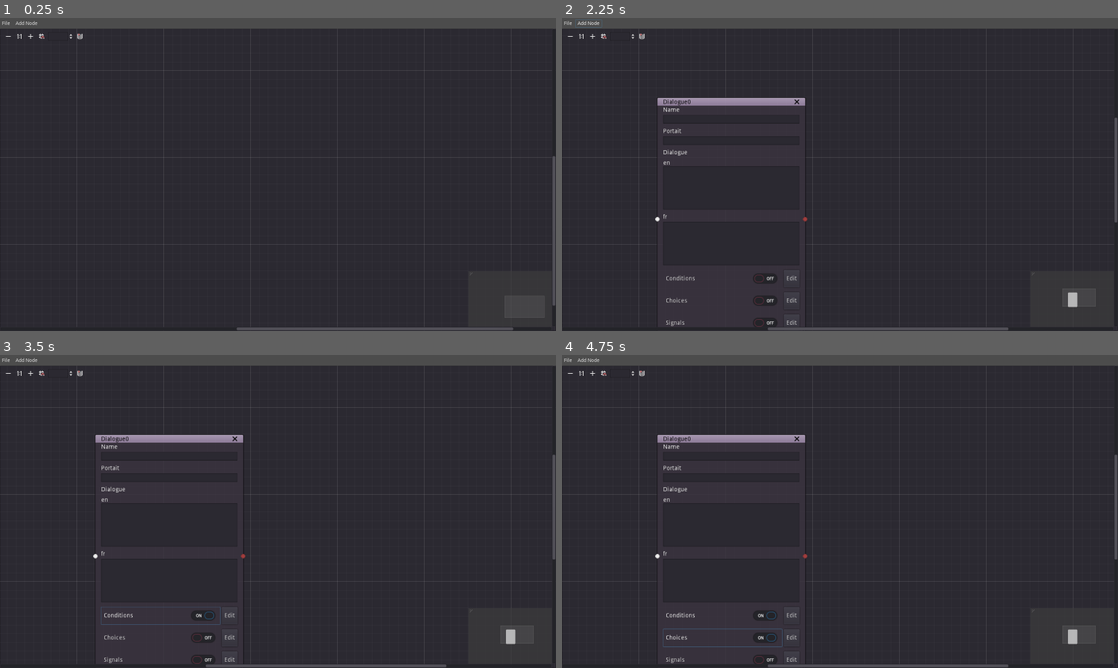
Above: before the commit, frames 1-4 (two rows, left to right).
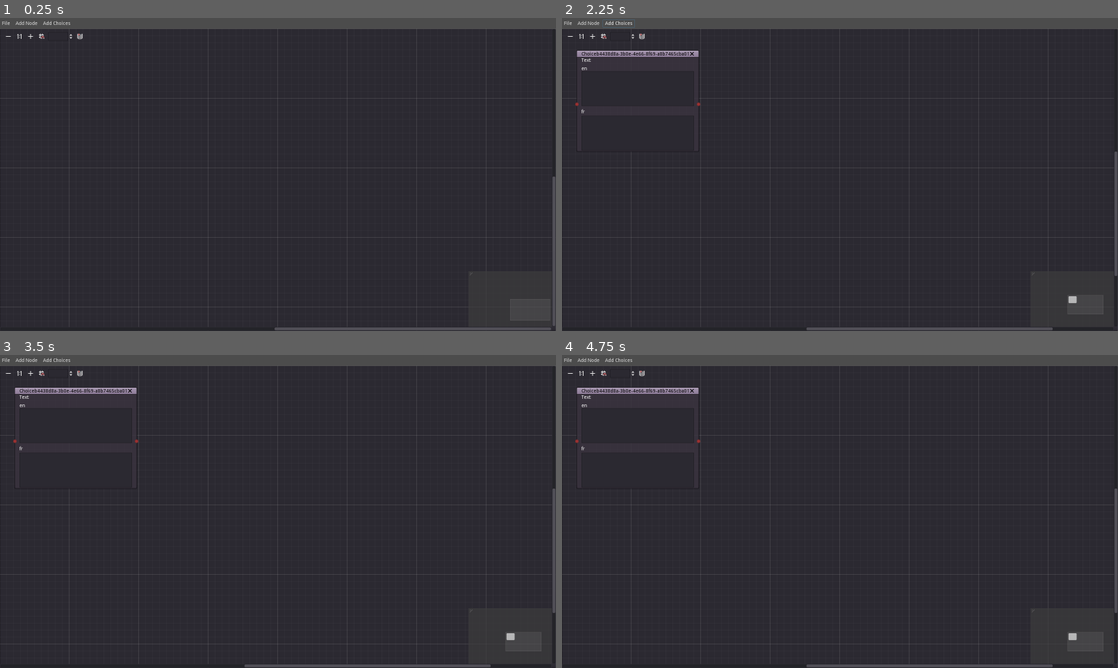
Above: after the commit, the same moments.

Repository: Levrault/LE-dialogue-editor
Game: Godot game, scene res://src/Main/DialogueEditor.tscn
Two runs of this game, one before a commit and one after it. Both use one fixed random seed, a clock stepped at 60 frames per second and the inputs below.
Inputs (mouse positions are in pixels of both pictures, inside the frame that each line leads up to):
- Up to frame 1 (0.25 s): no input
- Up to frame 2 (2.25 s): click "File" at 0.5 s; click "Add Node" at 1.25 s; click "Add Node" (after the commit: "Add Choices") at 2 s
- Up to frame 3 (3.5 s): click (161, 614) at 2.75 s, where only the run before the commit has a clickable "Conditions"
- Up to frame 4 (4.75 s): click (789, 614) at 3.5 s, where only the run before the commit has a clickable "Edit"; click (723, 636) at 4.25 s, where only the run before the commit has a clickable "Choices"

The runs differ from the first frame. In frame 1, 0.4% of the frame differs, in the area x 1-100%, y 0-100%; in frame 2, 2.0%; in frame 3, 2.1%; in frame 4, 2.1%.

Commit message:
feat(node) add choice node

Diff:
--- /dev/null
+++ b/assets/button/round_button.tres
@@ -0,0 +1,43 @@
+[gd_resource type="Theme" load_steps=4 format=2]
+
+[sub_resource type="StyleBoxFlat" id=3]
+content_margin_left = 12.0
+content_margin_right = 12.0
+bg_color = Color( 0.258824, 0.258824, 0.258824, 1 )
+corner_radius_top_left = 100
+corner_radius_top_right = 100
+corner_radius_bottom_right = 100
+corner_radius_bottom_left = 100
+
+[sub_resource type="StyleBoxFlat" id=1]
+content_margin_left = 12.0
+content_margin_right = 12.0
+bg_color = Color( 0.129412, 0.129412, 0.129412, 1 )
+corner_radius_top_left = 100
+corner_radius_top_right = 100
+corner_radius_bottom_right = 100
+corner_radius_bottom_left = 100
+shadow_size = 4
+shadow_offset = Vector2( 1, 1 )
+
+[sub_resource type="StyleBoxFlat" id=2]
+content_margin_left = 12.0
+content_margin_right = 12.0
+bg_color = Color( 0.258824, 0.258824, 0.258824, 1 )
+corner_radius_top_left = 100
+corner_radius_top_right = 100
+corner_radius_bottom_right = 100
+corner_radius_bottom_left = 100
+
+[resource]
+Button/colors/font_color = Color( 0.88, 0.88, 0.88, 1 )
+Button/colors/font_color_disabled = Color( 0.9, 0.9, 0.9, 0.2 )
+Button/colors/font_color_hover = Color( 0.94, 0.94, 0.94, 1 )
+Button/colors/font_color_pressed = Color( 1, 1, 1, 1 )
+Button/constants/hseparation = 2
+Button/fonts/font = null
+Button/styles/disabled = null
+Button/styles/focus = null
+Button/styles/hover = SubResource( 3 )
+Button/styles/normal = SubResource( 1 )
+Button/styles/pressed = SubResource( 2 )
--- a/assets/dialogue_node.tres
+++ /dev/null
@@ -1,14 +0,0 @@
-[gd_resource type="Theme" format=2]
-
-[resource]
-Button/colors/font_color = Color( 0.88, 0.88, 0.88, 1 )
-Button/colors/font_color_disabled = Color( 0.9, 0.9, 0.9, 0.2 )
-Button/colors/font_color_hover = Color( 0.94, 0.94, 0.94, 1 )
-Button/colors/font_color_pressed = Color( 1, 1, 1, 1 )
-Button/constants/hseparation = 2
-Button/fonts/font = null
-Button/styles/disabled = null
-Button/styles/focus = null
-Button/styles/hover = null
-Button/styles/normal = null
-Button/styles/pressed = null
--- /dev/null
+++ b/assets/edit-2.svg
@@ -0,0 +1 @@
+<svg xmlns="http://www.w3.org/2000/svg" width="16" height="16" viewBox="0 0 24 24" fill="none" stroke="currentColor" stroke-width="2" stroke-linecap="round" stroke-linejoin="round" class="feather feather-edit-2"><path d="M17 3a2.828 2.828 0 1 1 4 4L7.5 20.5 2 22l1.5-5.5L17 3z"></path></svg>
--- a/project.godot
+++ b/project.godot
@@ -8,9 +8,14 @@
 
 config_version=4
 
-_global_script_classes=[  ]
+_global_script_classes=[ {
+"base": "GraphNode",
+"class": "DialogueEditorNode",
+"language": "GDScript",
+"path": "res://src/Node/DialogueEditorNode.gd"
+} ]
 _global_script_class_icons={
-
+"DialogueEditorNode": ""
 }
 
 [application]
@@ -22,6 +27,7 @@
 [autoload]
 
 Events="*res://src/Autoload/Events.gd"
+Uuid="*res://src/Autoload/Uuid.gd"
 
 [debug]
 
@@ -33,6 +39,19 @@
 window/size/width=1600
 window/size/height=900
 
+[input]
+
+add_node={
+"deadzone": 0.5,
+"events": [ Object(InputEventKey,"resource_local_to_scene":false,"resource_name":"","device":0,"alt":false,"shift":false,"control":true,"meta":false,"command":true,"pressed":false,"scancode":65,"unicode":0,"echo":false,"script":null)
+ ]
+}
+add_choice={
+"deadzone": 0.5,
+"events": [ Object(InputEventKey,"resource_local_to_scene":false,"resource_name":"","device":0,"alt":false,"shift":false,"control":true,"meta":false,"command":true,"pressed":false,"scancode":83,"unicode":0,"echo":false,"script":null)
+ ]
+}
+
 [locale]
 
 test="en"
--- /dev/null
+++ b/src/Autoload/Uuid.gd
@@ -0,0 +1,31 @@
+# source: https://github.com/binogure-studio/godot-uuid/blob/master/uuid.gd
+extends Node
+
+static func getRandomInt(max_value):
+	randomize()
+	return randi() % max_value
+
+static func randomBytes(n):
+	var r = []
+
+	for index in range(0, n):
+		r.append(getRandomInt(256))
+	return r
+
+static func uuidbin():
+	var b = randomBytes(16)
+
+	b[6] = (b[6] & 0x0f) | 0x40
+	b[8] = (b[8] & 0x3f) | 0x80
+	return b
+
+static func v4():
+	var b = uuidbin()
+
+	var low = '%02x%02x%02x%02x' % [b[0], b[1], b[2], b[3]]
+	var mid = '%02x%02x' % [b[4], b[5]]
+	var hi = '%02x%02x' % [b[6], b[7]]
+	var clock = '%02x%02x' % [b[8], b[9]]
+	var node = '%02x%02x%02x%02x%02x%02x' % [b[10], b[11], b[12], b[13], b[14], b[15]]
+
+	return '%s-%s-%s-%s-%s' % [low, mid, hi, clock, node]
--- a/src/Main/DialogueEditor.gd
+++ b/src/Main/DialogueEditor.gd
@@ -2,6 +2,7 @@
 
 const INITIAL_NODE_OFFSET := Vector2(40, 60)
 const NODE_OFFSET := Vector2(20, 20)
+
 var node_index := 0
 
 onready var graph_edit := $MarginContainer/VBoxContainer/GraphEdit
@@ -13,6 +14,6 @@
 
 func _on_Dialog_node_created(node: GraphNode) -> void:
 	node.offset += INITIAL_NODE_OFFSET + (node_index * NODE_OFFSET)
-	node.title += str(node_index)
+	node.uuid = Uuid.v4()
 	graph_edit.add_child(node)
 	node_index += 1
--- a/src/Main/DialogueEditor.tscn
+++ b/src/Main/DialogueEditor.tscn
@@ -1,8 +1,9 @@
-[gd_scene load_steps=4 format=2]
+[gd_scene load_steps=5 format=2]
 
-[ext_resource path="res://src/Menu/AddNode.gd" type="Script" id=1]
+[ext_resource path="res://src/Menu/Menu.tscn" type="PackedScene" id=1]
 [ext_resource path="res://src/Main/DialogueEditor.gd" type="Script" id=2]
 [ext_resource path="res://src/Main/GraphEdit.gd" type="Script" id=3]
+[ext_resource path="res://src/Popup/ChoicesWindows.tscn" type="PackedScene" id=5]
 
 [node name="DialogueEditor" type="Control"]
 anchor_right = 1.0
@@ -27,28 +28,7 @@
 "_edit_use_anchors_": false
 }
 
-[node name="Menu" type="HBoxContainer" parent="MarginContainer/VBoxContainer"]
-margin_right = 114.0
-margin_bottom = 22.0
-size_flags_horizontal = 0
-__meta__ = {
-"_edit_use_anchors_": false
-}
-
-[node name="File" type="MenuButton" parent="MarginContainer/VBoxContainer/Menu"]
-margin_right = 35.0
-margin_bottom = 22.0
-size_flags_horizontal = 3
-size_flags_vertical = 3
-text = "File"
-
-[node name="AddNode" type="ToolButton" parent="MarginContainer/VBoxContainer/Menu"]
-margin_left = 39.0
-margin_right = 114.0
-margin_bottom = 22.0
-size_flags_vertical = 3
-text = "Add Node"
-script = ExtResource( 1 )
+[node name="Menu" parent="MarginContainer/VBoxContainer" instance=ExtResource( 1 )]
 
 [node name="GraphEdit" type="GraphEdit" parent="MarginContainer/VBoxContainer"]
 margin_top = 26.0
@@ -56,9 +36,9 @@
 margin_bottom = 895.0
 size_flags_horizontal = 3
 size_flags_vertical = 3
-scroll_offset = Vector2( -221.296, -120.192 )
-zoom = 1.25
 script = ExtResource( 3 )
 __meta__ = {
 "_edit_use_anchors_": false
 }
+
+[node name="ConditionsWindows" parent="." instance=ExtResource( 5 )]
--- /dev/null
+++ b/src/Menu/AddChoices.gd
@@ -0,0 +1,11 @@
+extends ToolButton
+
+var dialog_node := preload("res://src/Node/ChoicesNode.tscn")
+
+
+func _ready() -> void:
+	connect("pressed", self, "_on_Pressed")
+
+
+func _on_Pressed() -> void:
+	Events.emit_signal("dialog_node_created", dialog_node.instance())
--- /dev/null
+++ b/src/Menu/Menu.tscn
@@ -0,0 +1,49 @@
+[gd_scene load_steps=7 format=2]
+
+[ext_resource path="res://src/Menu/AddChoices.gd" type="Script" id=1]
+[ext_resource path="res://src/Menu/AddNode.gd" type="Script" id=2]
+
+[sub_resource type="InputEventAction" id=1]
+action = "add_node"
+
+[sub_resource type="ShortCut" id=2]
+shortcut = SubResource( 1 )
+
+[sub_resource type="InputEventAction" id=3]
+action = "add_choice"
+
+[sub_resource type="ShortCut" id=4]
+shortcut = SubResource( 3 )
+
+[node name="Menu" type="HBoxContainer"]
+margin_right = 209.0
+margin_bottom = 22.0
+size_flags_horizontal = 0
+__meta__ = {
+"_edit_use_anchors_": false
+}
+
+[node name="File" type="MenuButton" parent="."]
+margin_right = 35.0
+margin_bottom = 22.0
+size_flags_horizontal = 3
+size_flags_vertical = 3
+text = "File"
+
+[node name="AddNode" type="ToolButton" parent="."]
+margin_left = 39.0
+margin_right = 114.0
+margin_bottom = 22.0
+size_flags_vertical = 3
+shortcut = SubResource( 2 )
+text = "Add Node"
+script = ExtResource( 2 )
+
+[node name="AddChoices" type="ToolButton" parent="."]
+margin_left = 118.0
+margin_right = 209.0
+margin_bottom = 22.0
+size_flags_vertical = 3
+shortcut = SubResource( 4 )
+text = "Add Choices"
+script = ExtResource( 1 )
--- /dev/null
+++ b/src/Node/ChoicesNode.gd
@@ -0,0 +1 @@
+extends DialogueEditorNode
--- /dev/null
+++ b/src/Node/ChoicesNode.tscn
@@ -0,0 +1,28 @@
+[gd_scene load_steps=3 format=2]
+
+[ext_resource path="res://src/Node/DialogContainer.tscn" type="PackedScene" id=1]
+[ext_resource path="res://src/Node/ChoicesNode.gd" type="Script" id=2]
+
+[node name="ChoiceNode" type="GraphNode"]
+anchor_right = 1.0
+anchor_bottom = 1.0
+margin_right = -1302.0
+margin_bottom = -584.0
+title = "Choice"
+show_close = true
+slot/0/left_enabled = true
+slot/0/left_type = 0
+slot/0/left_color = Color( 0.647059, 0.211765, 0.211765, 1 )
+slot/0/right_enabled = true
+slot/0/right_type = 0
+slot/0/right_color = Color( 0.647059, 0.211765, 0.211765, 1 )
+script = ExtResource( 2 )
+__meta__ = {
+"_edit_use_anchors_": false
+}
+
+[node name="TextContainer" parent="." instance=ExtResource( 1 )]
+margin_left = 16.0
+margin_top = 24.0
+margin_right = 282.0
+margin_bottom = 290.0
--- /dev/null
+++ b/src/Node/ConditionsContainer.tscn
@@ -0,0 +1,27 @@
+[gd_scene load_steps=4 format=2]
+
+[ext_resource path="res://src/Node/EditConditions.gd" type="Script" id=1]
+[ext_resource path="res://assets/button/round_button.tres" type="Theme" id=2]
+[ext_resource path="res://assets/edit-2.svg" type="Texture" id=3]
+
+[node name="ConditionsContainer" type="HBoxContainer"]
+margin_right = 314.0
+margin_bottom = 40.0
+__meta__ = {
+"_edit_use_anchors_": false
+}
+
+[node name="ConditionsButton" type="CheckButton" parent="."]
+margin_right = 270.0
+margin_bottom = 40.0
+size_flags_horizontal = 3
+text = "Conditions"
+
+[node name="EditConditions" type="Button" parent="."]
+margin_left = 274.0
+margin_right = 314.0
+margin_bottom = 40.0
+size_flags_horizontal = 0
+theme = ExtResource( 2 )
+icon = ExtResource( 3 )
+script = ExtResource( 1 )
--- /dev/null
+++ b/src/Node/DialogContainer.tscn
@@ -0,0 +1,51 @@
+[gd_scene format=2]
+
+[node name="TextContainer" type="VBoxContainer"]
+margin_top = 98.0
+margin_right = 314.0
+margin_bottom = 364.0
+size_flags_vertical = 3
+custom_constants/separation = 10
+__meta__ = {
+"_edit_use_anchors_": false
+}
+
+[node name="Label" type="Label" parent="."]
+margin_right = 314.0
+margin_bottom = 14.0
+text = "Text"
+
+[node name="EnContainer" type="VBoxContainer" parent="."]
+margin_top = 24.0
+margin_right = 314.0
+margin_bottom = 138.0
+custom_constants/separation = 0
+
+[node name="Label" type="Label" parent="EnContainer"]
+margin_right = 314.0
+margin_bottom = 14.0
+text = "en"
+
+[node name="En" type="TextEdit" parent="EnContainer"]
+margin_top = 14.0
+margin_right = 314.0
+margin_bottom = 114.0
+rect_min_size = Vector2( 10, 100 )
+size_flags_vertical = 3
+
+[node name="FrContainer" type="VBoxContainer" parent="."]
+margin_top = 148.0
+margin_right = 314.0
+margin_bottom = 266.0
+
+[node name="Label" type="Label" parent="FrContainer"]
+margin_right = 314.0
+margin_bottom = 14.0
+text = "fr"
+
+[node name="Fr" type="TextEdit" parent="FrContainer"]
+margin_top = 18.0
+margin_right = 314.0
+margin_bottom = 118.0
+rect_min_size = Vector2( 10, 100 )
+size_flags_vertical = 3
--- /dev/null
+++ b/src/Node/DialogueEditorNode.gd
@@ -0,0 +1,23 @@
+extends GraphNode
+class_name DialogueEditorNode
+
+const SIZE_CONTAINER_BOTTOM_MARGIN := 50
+const COLLAPSED_SIZE := Vector2(346, 20)
+
+var uuid := '' setget set_uuid
+
+var _is_collapsed := false
+var _initial_rect_size := rect_size
+
+
+func _ready() -> void:
+	connect("close_request", self, "_on_Close_request")
+	connect("resize_request", self, "_on_Resize_request")
+
+func set_uuid(id : String) -> void:
+	uuid = id
+	title += id
+
+
+func _on_Close_request() -> void:
+	queue_free()
--- a/src/Node/DialogueNode.gd
+++ b/src/Node/DialogueNode.gd
@@ -1,16 +1,16 @@
-extends GraphNode
-
-const SIZE_CONTAINER_BOTTOM_MARGIN := 50
+extends DialogueEditorNode
 
 onready var container := $Container
 
-func _ready() -> void:
-	connect("close_request", self, "_on_Close_request")
-	connect("resize_request", self, "_on_Resize_request")
 
-
-func _on_Close_request() -> void:
-	queue_free()
+func _gui_input(event: InputEvent) -> void:
+	if event is InputEventMouseButton and event.doubleclick:
+		if _is_collapsed:
+			rect_size = COLLAPSED_SIZE
+		else:
+			rect_size = _initial_rect_size
+			_is_collapsed = !_is_collapsed
+		return
 
 
 func _on_Resize_request(new_minsize: Vector2) -> void:
--- a/src/Node/DialogueNode.tscn
+++ b/src/Node/DialogueNode.tscn
@@ -1,16 +1,17 @@
-[gd_scene load_steps=3 format=2]
+[gd_scene load_steps=5 format=2]
 
 [ext_resource path="res://src/Node/DialogueNode.gd" type="Script" id=1]
-[ext_resource path="res://assets/dialogue_node.tres" type="Theme" id=2]
+[ext_resource path="res://src/Node/SignalsContainer.tscn" type="PackedScene" id=2]
+[ext_resource path="res://src/Node/ConditionsContainer.tscn" type="PackedScene" id=3]
+[ext_resource path="res://src/Node/DialogContainer.tscn" type="PackedScene" id=4]
 
 [node name="DialogueNode" type="GraphNode"]
-margin_left = 3.56763
-margin_top = -1.18921
-margin_right = 349.568
-margin_bottom = 545.811
+margin_left = 4.0
+margin_top = -1.0
+margin_right = 350.0
+margin_bottom = 509.0
 size_flags_horizontal = 3
 size_flags_vertical = 3
-theme = ExtResource( 2 )
 title = "Dialogue"
 show_close = true
 resizable = true
@@ -19,7 +20,7 @@
 slot/0/left_color = Color( 1, 1, 1, 1 )
 slot/0/right_enabled = true
 slot/0/right_type = 0
-slot/0/right_color = Color( 0.67451, 0.258824, 0.258824, 1 )
+slot/0/right_color = Color( 0.258824, 0.333333, 0.67451, 1 )
 script = ExtResource( 1 )
 __meta__ = {
 "_edit_use_anchors_": false
@@ -29,7 +30,7 @@
 margin_left = 16.0
 margin_top = 24.0
 margin_right = 330.0
-margin_bottom = 541.0
+margin_bottom = 490.0
 size_flags_horizontal = 3
 size_flags_vertical = 3
 custom_constants/separation = 11
@@ -68,109 +69,10 @@
 margin_bottom = 38.0
 rect_min_size = Vector2( 10, 20 )
 
-[node name="DialogContainer" type="VBoxContainer" parent="Container"]
-margin_top = 98.0
-margin_right = 314.0
-margin_bottom = 364.0
-size_flags_vertical = 3
-custom_constants/separation = 10
+[node name="TextContainer" parent="Container" instance=ExtResource( 4 )]
 
-[node name="Label" type="Label" parent="Container/DialogContainer"]
-margin_right = 314.0
-margin_bottom = 14.0
-text = "Dialogue"
-
-[node name="EnContainer" type="VBoxContainer" parent="Container/DialogContainer"]
-margin_top = 24.0
-margin_right = 314.0
-margin_bottom = 138.0
-custom_constants/separation = 0
-
-[node name="Label" type="Label" parent="Container/DialogContainer/EnContainer"]
-margin_right = 314.0
-margin_bottom = 14.0
-text = "en"
-
-[node name="En" type="TextEdit" parent="Container/DialogContainer/EnContainer"]
-margin_top = 14.0
-margin_right = 314.0
-margin_bottom = 114.0
-rect_min_size = Vector2( 10, 100 )
-size_flags_vertical = 3
-
-[node name="FrContainer" type="VBoxContainer" parent="Container/DialogContainer"]
-margin_top = 148.0
-margin_right = 314.0
-margin_bottom = 266.0
-
-[node name="Label" type="Label" parent="Container/DialogContainer/FrContainer"]
-margin_right = 314.0
-margin_bottom = 14.0
-text = "fr"
-
-[node name="Fr" type="TextEdit" parent="Container/DialogContainer/FrContainer"]
-margin_top = 18.0
-margin_right = 314.0
-margin_bottom = 118.0
-rect_min_size = Vector2( 10, 100 )
-size_flags_vertical = 3
-
-[node name="ConditionsContainer" type="HBoxContainer" parent="Container"]
+[node name="ConditionsContainer" parent="Container" instance=ExtResource( 3 )]
 margin_top = 375.0
-margin_right = 314.0
 margin_bottom = 415.0
 
-[node name="ConditionsButton" type="CheckButton" parent="Container/ConditionsContainer"]
-margin_right = 274.0
-margin_bottom = 40.0
-size_flags_horizontal = 3
-text = "Conditions"
-
-[node name="ToolButton" type="Button" parent="Container/ConditionsContainer"]
-margin_left = 278.0
-margin_right = 314.0
-margin_bottom = 40.0
-size_flags_horizontal = 0
-text = "Edit"
-
-[node name="ChoicesContainer" type="HBoxContainer" parent="Container"]
-margin_top = 426.0
-margin_right = 314.0
-margin_bottom = 466.0
-
-[node name="ChoicesButton" type="CheckButton" parent="Container/ChoicesContainer"]
-margin_right = 274.0
-margin_bottom = 40.0
-size_flags_horizontal = 3
-text = "Choices"
-
-[node name="ToolButton" type="Button" parent="Container/ChoicesContainer"]
-margin_left = 278.0
-margin_right = 314.0
-margin_bottom = 40.0
-size_flags_horizontal = 0
-text = "Edit"
-__meta__ = {
-"_edit_use_anchors_": false
-}
-
-[node name="SignalsContainer" type="HBoxContainer" parent="Container"]
-margin_top = 477.0
-margin_right = 314.0
-margin_bottom = 517.0
-
-[node name="SignalsButton" type="CheckButton" parent="Container/SignalsContainer"]
-margin_right = 274.0
-margin_bottom = 40.0
-size_flags_horizontal = 3
-text = "Signals"
-
-[node name="ToolButton" type="Button" parent="Container/SignalsContainer"]
-margin_left = 278.0
-margin_right = 314.0
-margin_bottom = 40.0
-size_flags_horizontal = 0
-text = "Edit"
-__meta__ = {
-"_edit_use_anchors_": false
-}
+[node name="SignalsContainer" parent="Container" instance=ExtResource( 2 )]
--- /dev/null
+++ b/src/Node/EditConditions.gd
@@ -0,0 +1,12 @@
+extends Button
+
+
+
+# Called when the node enters the scene tree for the first time.
+func _ready():
+	pass # Replace with function body.
+
+
+# Called every frame. 'delta' is the elapsed time since the previous frame.
+#func _process(delta):
+#	pass
--- /dev/null
+++ b/src/Node/SignalsContainer.tscn
@@ -0,0 +1,26 @@
+[gd_scene load_steps=3 format=2]
+
+[ext_resource path="res://assets/button/round_button.tres" type="Theme" id=1]
+[ext_resource path="res://assets/edit-2.svg" type="Texture" id=2]
+
+[node name="SignalsContainer" type="HBoxContainer"]
+margin_top = 426.0
+margin_right = 314.0
+margin_bottom = 466.0
+
+[node name="SignalsButton" type="CheckButton" parent="."]
+margin_right = 270.0
+margin_bottom = 40.0
+size_flags_horizontal = 3
+text = "Signals"
+
+[node name="EditSignals" type="Button" parent="."]
+margin_left = 274.0
+margin_right = 314.0
+margin_bottom = 40.0
+size_flags_horizontal = 0
+theme = ExtResource( 1 )
+icon = ExtResource( 2 )
+__meta__ = {
+"_edit_use_anchors_": false
+}
--- /dev/null
+++ b/src/Popup/ChoicesWindows.gd
@@ -0,0 +1,16 @@
+extends WindowDialog
+
+
+# Declare member variables here. Examples:
+# var a = 2
+# var b = "text"
+
+
+# Called when the node enters the scene tree for the first time.
+func _ready():
+	pass # Replace with function body.
+
+
+# Called every frame. 'delta' is the elapsed time since the previous frame.
+#func _process(delta):
+#	pass
--- /dev/null
+++ b/src/Popup/ChoicesWindows.tscn
@@ -0,0 +1,60 @@
+[gd_scene load_steps=2 format=2]
+
+[ext_resource path="res://src/Popup/ChoicesWindows.gd" type="Script" id=1]
+
+[node name="ConditionsWindows" type="WindowDialog"]
+anchor_left = 0.5
+anchor_top = 0.5
+anchor_right = 0.5
+anchor_bottom = 0.5
+margin_left = -374.0
+margin_top = -307.5
+margin_right = 374.0
+margin_bottom = 307.5
+window_title = "Edit Choices"
+resizable = true
+script = ExtResource( 1 )
+__meta__ = {
+"_edit_use_anchors_": false
+}
+
+[node name="Control" type="Control" parent="."]
+anchor_right = 1.0
+anchor_bottom = 1.0
+
+[node name="MarginContainer" type="MarginContainer" parent="Control"]
+anchor_right = 1.0
+anchor_bottom = 1.0
+margin_left = 20.0
+margin_top = 20.0
+margin_right = -20.0
+margin_bottom = -20.0
+__meta__ = {
+"_edit_use_anchors_": false
+}
+
+[node name="VBoxContainer" type="VBoxContainer" parent="Control/MarginContainer"]
+margin_right = 708.0
+margin_bottom = 575.0
+size_flags_horizontal = 3
+__meta__ = {
+"_edit_use_anchors_": false
+}
+
+[node name="HBoxContainer" type="HBoxContainer" parent="Control/MarginContainer/VBoxContainer"]
+margin_right = 708.0
+margin_bottom = 14.0
+
+[node name="Label" type="Label" parent="Control/MarginContainer/VBoxContainer/HBoxContainer"]
+margin_right = 50.0
+margin_bottom = 14.0
+text = "Choices"
+
+[node name="TextEdit" type="TextEdit" parent="Control/MarginContainer/VBoxContainer/HBoxContainer"]
+margin_left = 54.0
+margin_right = 708.0
+margin_bottom = 14.0
+size_flags_horizontal = 3
+__meta__ = {
+"_edit_use_anchors_": false
+}
Not shown, added: assets/edit-2.svg.import
